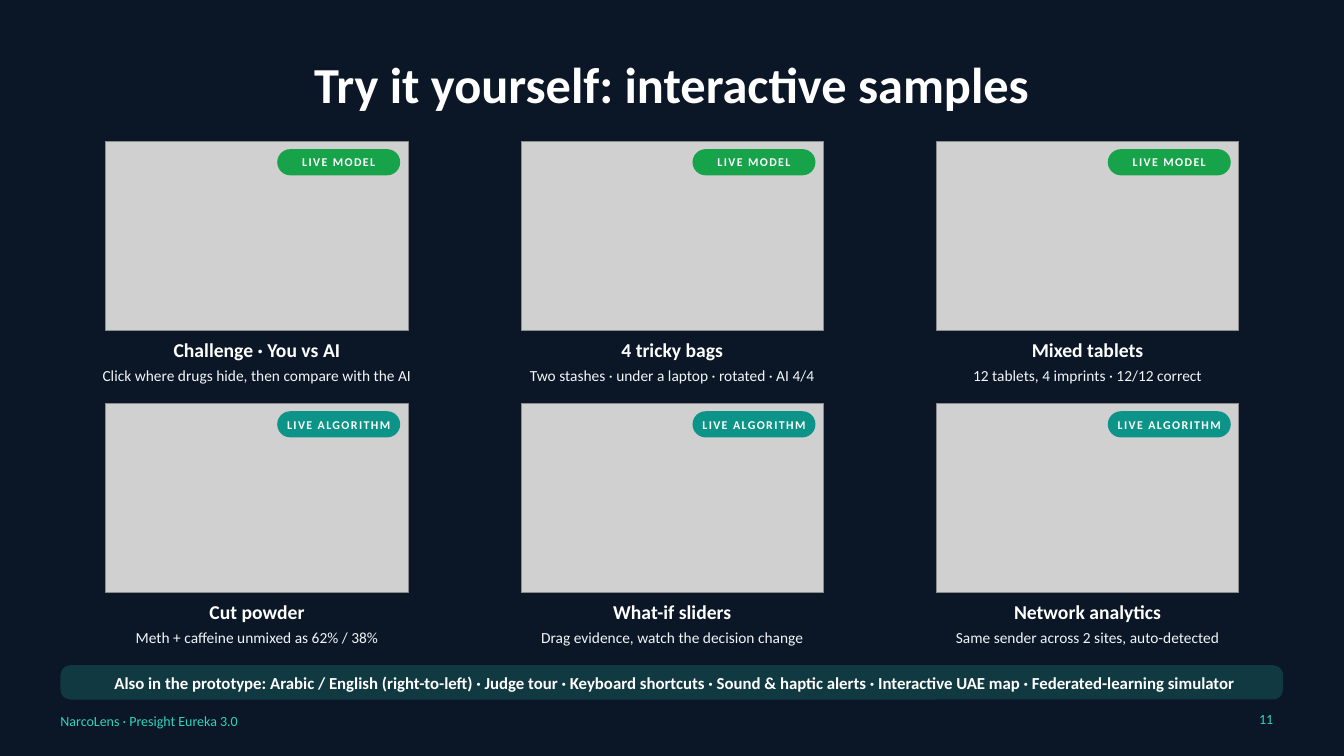
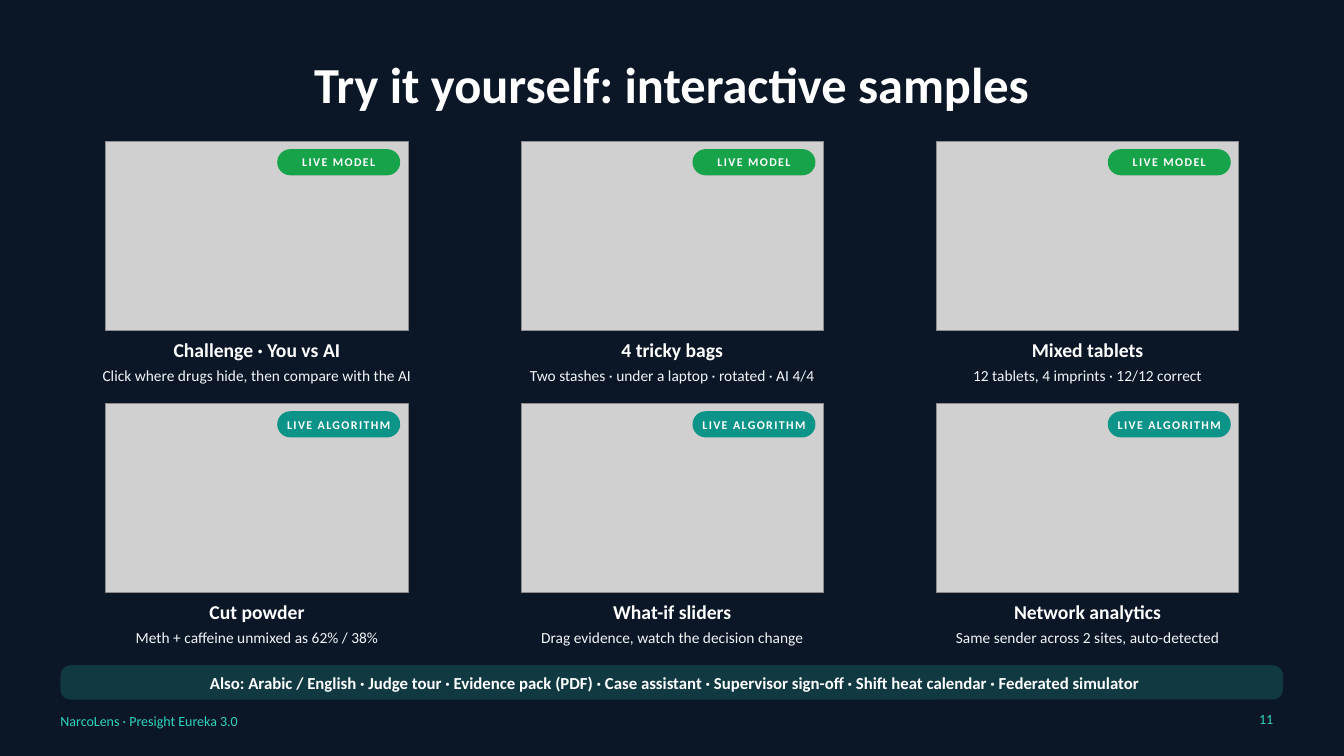
Before and after one commit to riaz-95/ProvisionX, a slide deck: slide 11 of narcolens-pitch-deck.pptx. Drawn at 1344x756 pixels with LibreOffice and Linux fonts; fonts in the diff are those of the drawing; grey boxes stand for pictures. Boxes give left, top, right and bottom in pixels: in the first picture for what was removed or moved away, otherwise in the second. Text is boxed around its words. In the diff, an @@ line names an element or a change of style, - is before the commit and + after.

```diff
--- a/narcolens-pitch-deck.pptx
+++ b/narcolens-pitch-deck.pptx
@@ text at [210, 676, 1139, 692]: text changed @@
-Also in the prototype: Arabic / English (right-to-left) · Judge tour · Keyboard shortcuts · Sound & haptic alerts · Interactive UAE map · Federated-learning simulator
+Also: Arabic / English · Judge tour · Evidence pack (PDF) · Case assistant · Supervisor sign-off · Shift heat calendar · Federated simulator
```
Also in this commit, not shown: 16 other files.
